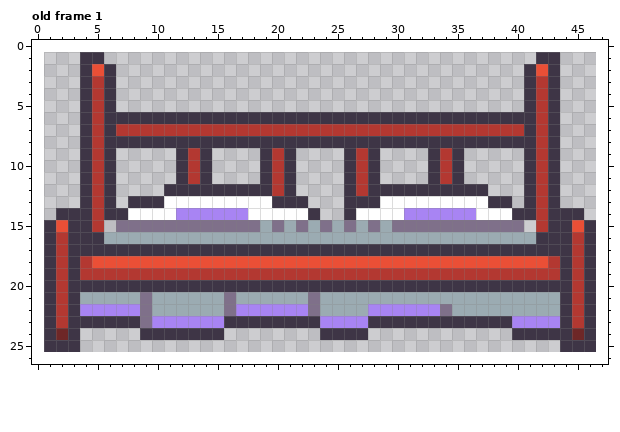
One commit to this pixel-art file: art/TeknoKundaAssets/bed.aseprite. The first picture shows the starting point.
46x25 pixels, 1 frame. Shown: old frame 1. The old version is drawn lined up with the new one, on the new canvas. The commit also changed other frames, which this record leaves out.
The result:
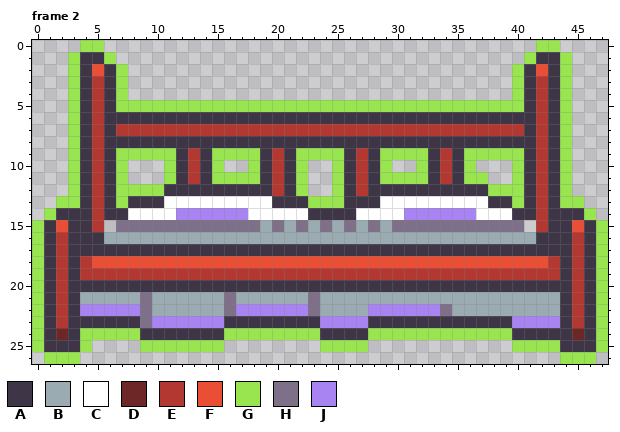
Palette (. is transparent): A #3e3546  B #9babb2  C #ffffff  D #6e2727  E #b33831  F #ea4f36  G #99e550  H #7f708a  J #a884f3
A new or re-ordered frame is compared with the old frame closest to it.
Changes in this commit:
canvas 46x25 -> 48x27, the old top-left corner now at 1,1
frames 1 -> 2
Changed rows in their new state; - is an unchanged pixel.
Frame 2 is new; against old frame 1:
first column x 0:
 0 ----GG------------------------------------GG----
 1 ---G--G----------------------------------G--G---
 2 ---G---G--------------------------------G---G---
 3 ---G---G--------------------------------G---G---
 4 ---G---G--------------------------------G---G---
 5 ---G---GGGGGGGGGGGGGGGGGGGGGGGGGGGGGGGGGG---G---
 6 ---G----------------------------------------G---
 7 ---G----------------------------------------G---
 8 ---G----------------------------------------G---
 9 ---G---GGGGG---GGGG---GGGG---GGGG---GGGGG---G---
10 ---G---G---G---G--G---G--G---G--G---G---G---G---
11 ---G---G---G---GGGG---G--G---GGGG---GG--G---G---
12 ---G---GGGG-----------G--G------------GGG---G---
13 --GG---G---------------GGG--------------G---GG--
14 -G----------------------AA--------------------G-
15 G----------------------------------------------G
16 G----------------------------------------------G
17 G----------------------------------------------G
18 G----------------------------------------------G
19 G----------------------------------------------G
20 G----------------------------------------------G
21 G----------------------------------------------G
22 G----------------------------------------------G
23 G----------------------------------------------G
24 G---GGGGG-------GGGGGGGG----GGGGGGGGGGGG-------G
25 G---G----GGGGGGG--------GGGG------------GGGG---G
26 -GGG----------------------------------------GGG-
